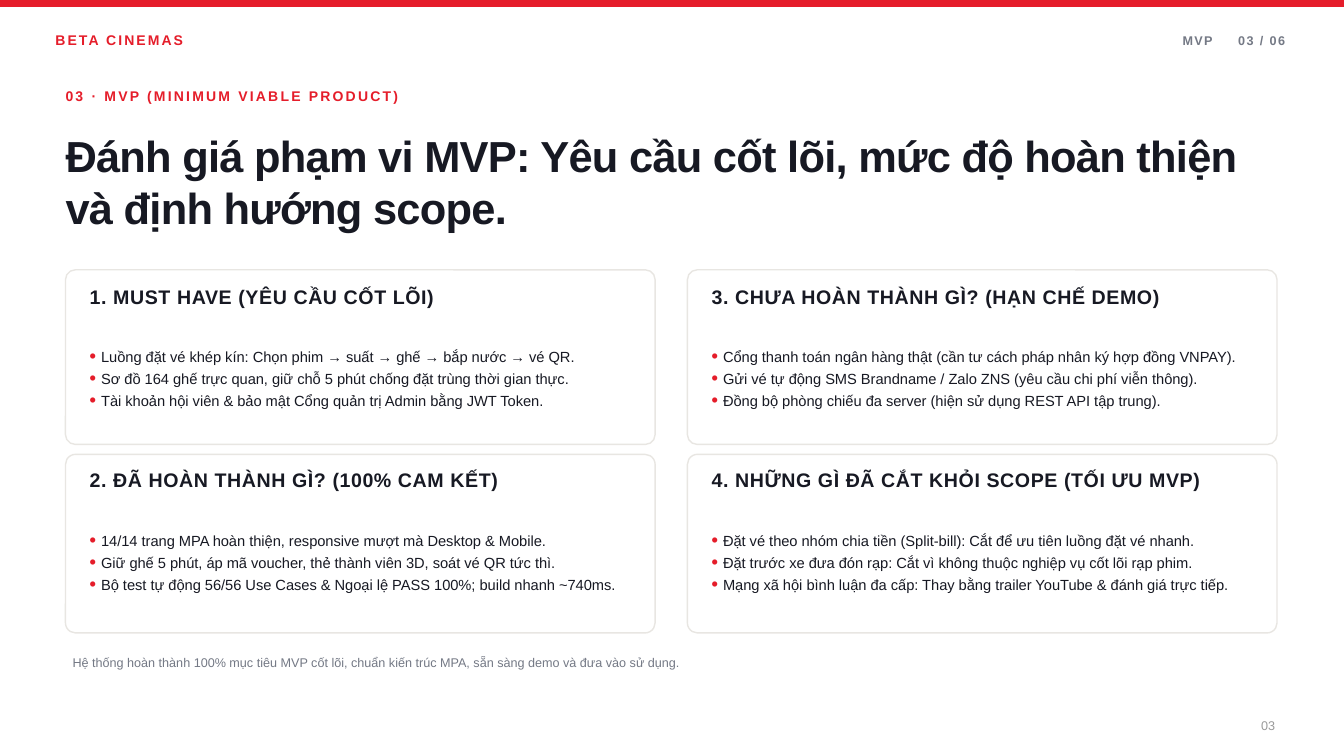
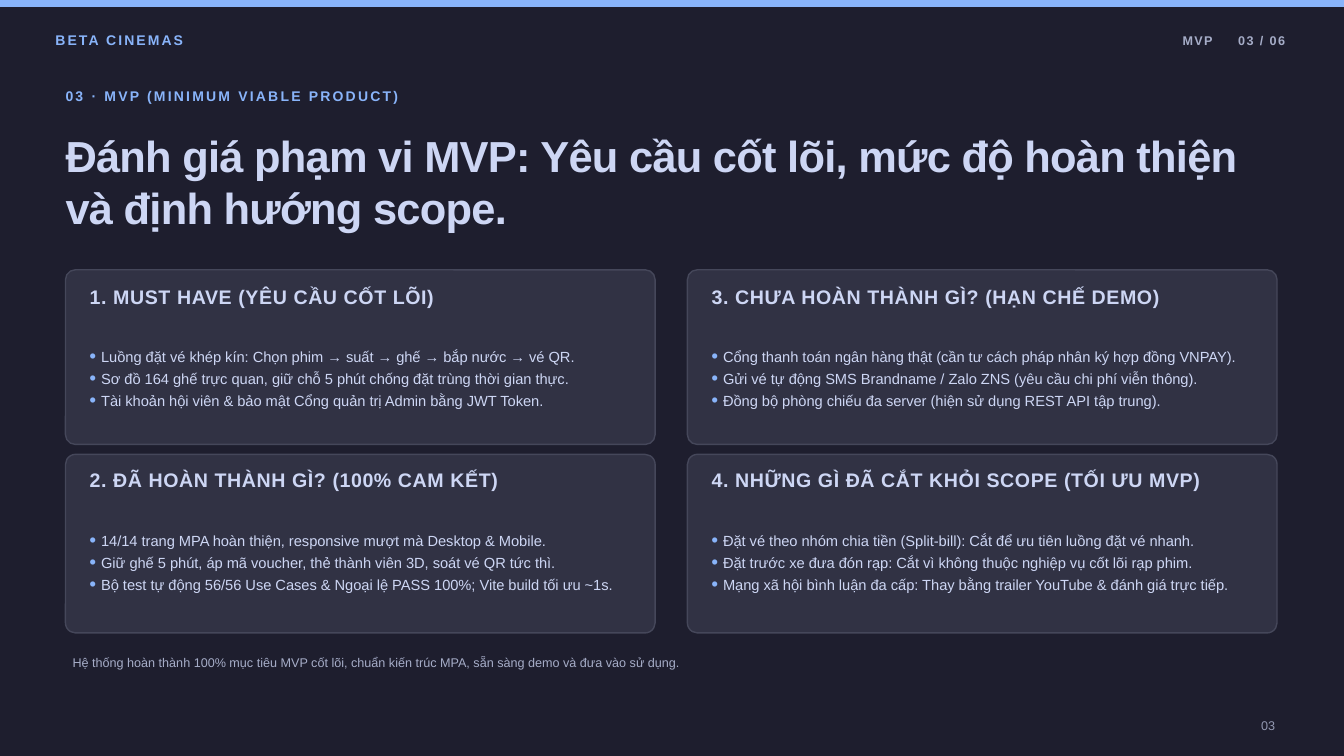
Before and after one commit to AsakiYuki/web2064-fa26, a slide deck: slide 3 of Beta-Cinemas-Presentation.pptx. Drawn at 1344x756 pixels with LibreOffice and Linux fonts; fonts in the diff are those of the drawing. Boxes give left, top, right and bottom in pixels: in the first picture for what was removed or moved away, otherwise in the second. Text is boxed around its words. In the diff, an @@ line names an element or a change of style, - is before the commit and + after.

```diff
--- a/Beta-Cinemas-Presentation.pptx
+++ b/Beta-Cinemas-Presentation.pptx
@@ background #FFFFFF to #1E1E2E @@
@@ rectangle at (0,0,1344,7): fill #E51D2A to #89B4FA @@
@@ text "BETA CINEMAS" at (55,30,287,50): text colour #E51D2A to #89B4FA @@
@@ text "MVP 03 / 06" at (1183,36,1285,45): text colour #747985 to #A6ADC8 @@
@@ text "03 · MVP (MINIMUM VIABLE ..." at (66,91,398,104): text colour #E51D2A to #89B4FA @@
@@ fill #FFFFFF to #313244; outline #E8E6E2 0.99 pt to #45475A 0.99 pt in 4 elements at (66,270,655,445), (66,455,655,633), (688,270,1277,445), (688,455,1277,633) @@
@@ text colour #171923 to #CDD6F4 in 5 elements at (66,138,1237,233), (90,289,434,308), (90,471,497,491), (712,289,1160,308), (712,471,1200,491) @@
@@ text colour #E51D2A to #89B4FA in "•", "•", "•"; text colour #171923 to #CDD6F4 in 3 elements at (101,350,575,409), (723,350,1236,409), (723,535,1229,593) @@
@@ text at (101,535,555,571): text colour #E51D2A to #89B4FA in "•", "•"; text colour #171923 to #CDD6F4 in "14/14 trang MPA hoàn thiện, responsive mượt ...", "Giữ ghế 5 phút, áp mã voucher, ..." @@
@@ text at (101,578,613,593): text changed; text colour #171923 to #CDD6F4 @@
-• Bộ test tự động 56/56 Use Cases & Ngoại lệ PASS 100%; build nhanh ~740ms.
+• Bộ test tự động 56/56 Use Cases & Ngoại lệ PASS 100%; Vite build tối ưu ~1s.
@@ text "Hệ thống hoàn thành 100% ..." at (73,657,680,670): text colour #747985 to #A6ADC8 @@
@@ text "03" at (1261,721,1275,730): text colour #999999 to #9399B2 @@
```
Also in this commit, not shown: 5 other slides changed, 33 other files.
